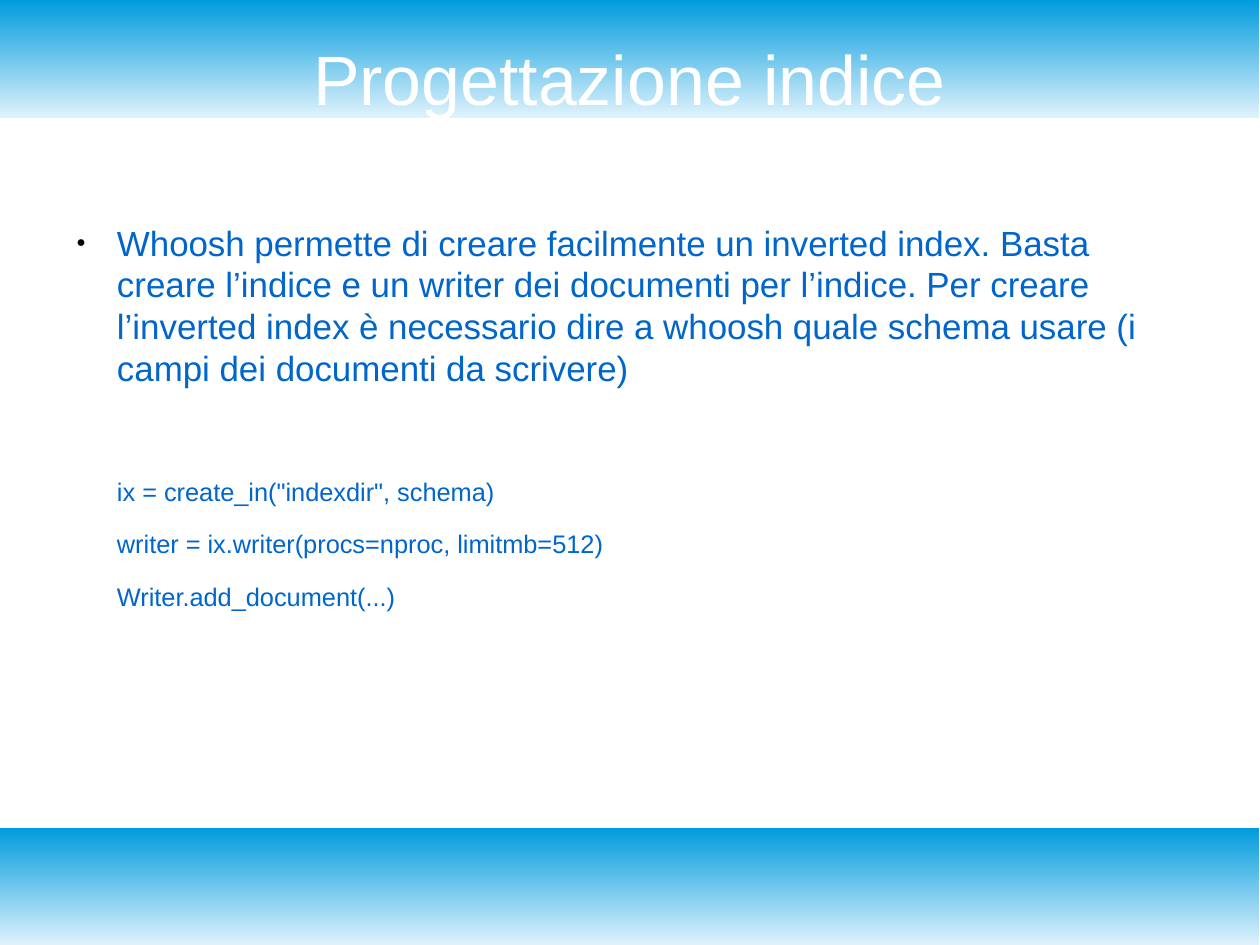
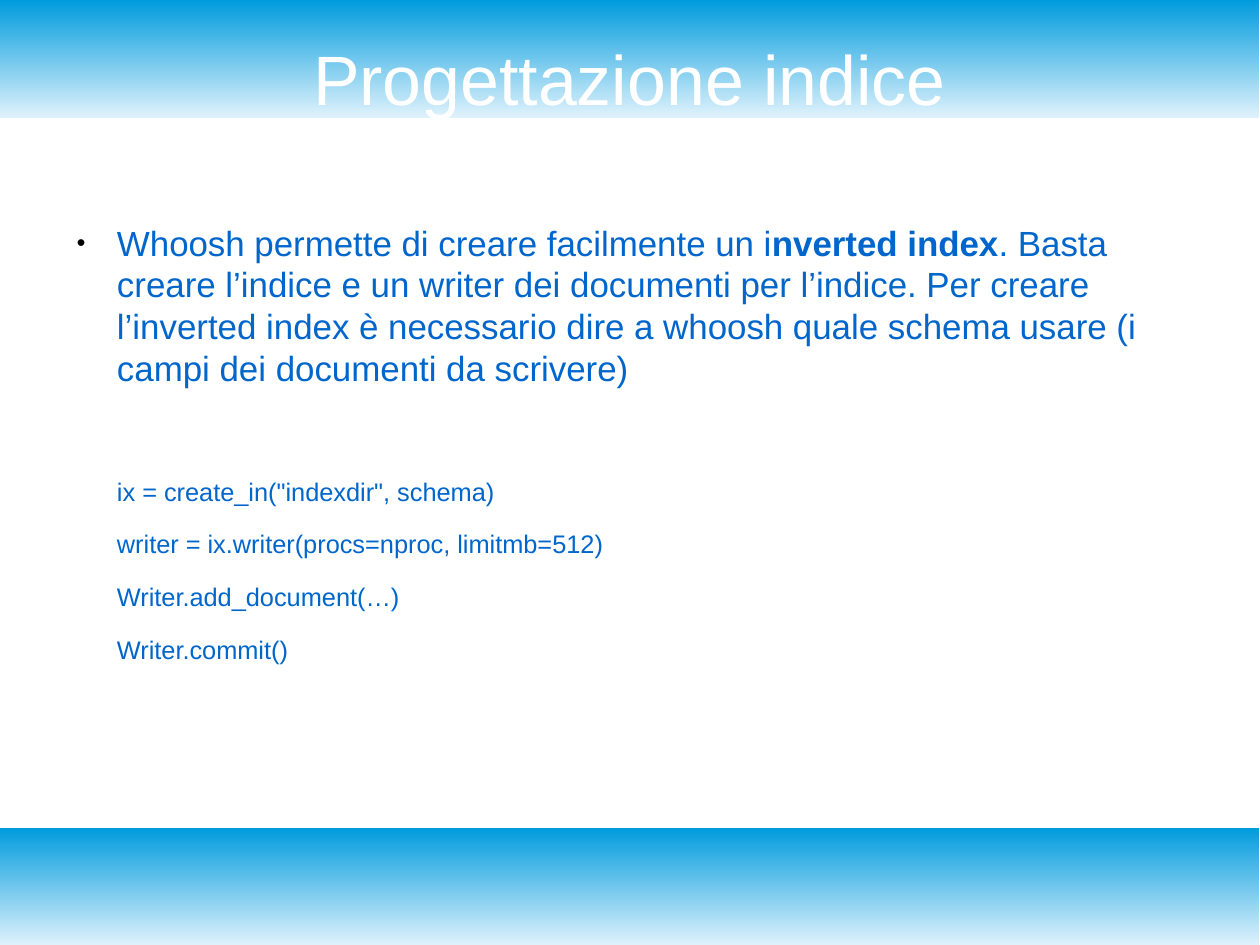
Before and after one commit to enrico404/SearchEngineForDblp, a slide deck: slide 12 of DocDblpSearchEngine.odp. Drawn at 1260x945 pixels with LibreOffice and Linux fonts; fonts in the diff are those of the drawing. Boxes give left, top, right and bottom in pixels: in the first picture for what was removed or moved away, otherwise in the second. Text is boxed around its words. In the diff, an @@ line names an element or a change of style, - is before the commit and + after.

```diff
--- a/DocDblpSearchEngine.odp
+++ b/DocDblpSearchEngine.odp
@@ text at bbox=[117, 230, 1135, 388]: bold on in "inverted index." @@
@@ text at bbox=[117, 587, 399, 665]: text changed @@
-Writer.add_document(...)
+Writer.add_document(…)
+Writer.commit()
```
Also in this commit, not shown: 10 other slides changed, 3 slides added, 4 other files.
